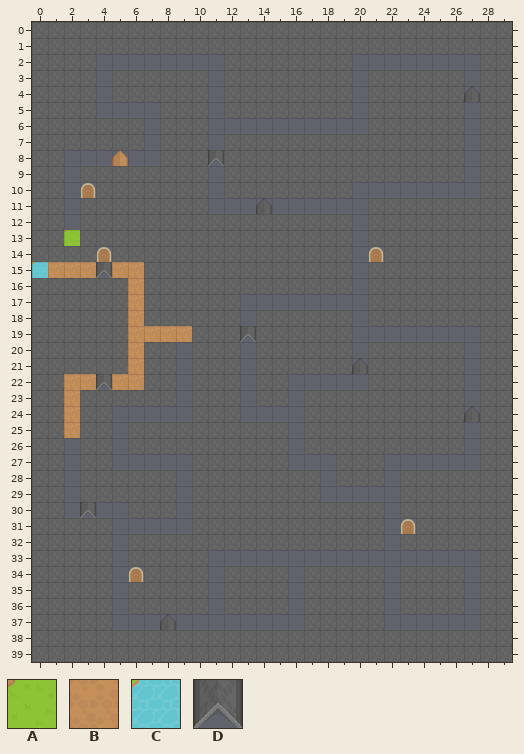
Tiled map, stored at android/assets/DungeonEscape_Map.tmx. Above is the file before it was changed.
Cells are 64x64 px. Shown: x 0..29, y 0..39.
Key: from "TemporaryTileset": A 24, B 26, C 34, D 133.
_ is an empty cell.
Layers that did not change in this view are not listed.
Layer "Road" before, first column x 0:
 0 ______________________________
 1 ______________________________
 2 ______________________________
 3 ______________________________
 4 ______________________________
 5 ______________________________
 6 ______________________________
 7 ______________________________
 8 ______________________________
 9 ______________________________
10 ______________________________
11 ______________________________
12 ______________________________
13 __A___________________________
14 ______________________________
15 CBBB_BB_______________________
16 ______B_______________________
17 ______B_______________________
18 ______B_______________________
19 ______BBBB____________________
20 ______B_______________________
21 ______B_______________________
22 __BB_BB_______________________
23 __B___________________________
24 __B___________________________
25 __B___________________________
26 ______________________________
27 ______________________________
28 ______________________________
29 ______________________________
30 ______________________________
31 ______________________________
32 ______________________________
33 ______________________________
34 ______________________________
35 ______________________________
36 ______________________________
37 ______________________________
38 ______________________________
39 ______________________________
Once edited:
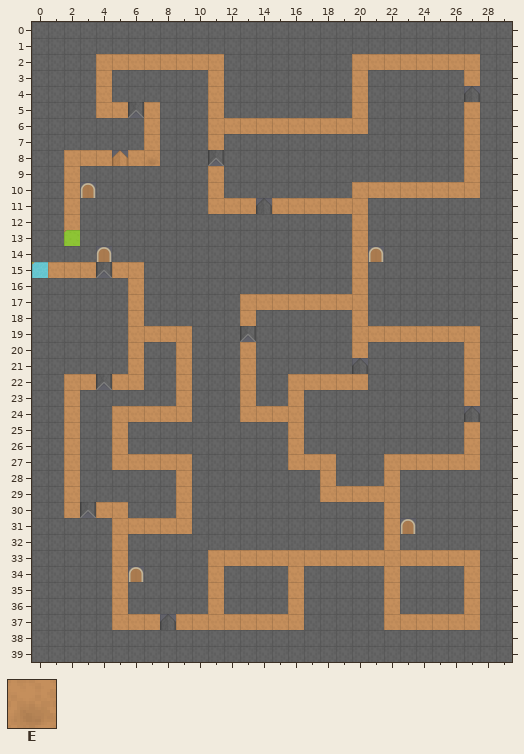
Further tiles: from "TemporaryTileset": E 35.
Tiles of an added or newly shown layer are drawn over the layers below it.
See-through tiles are keyed as they look on the map.
Author's note on the commit: Switch to MapScreen after jumping
What changed:
Layer "Road":
y 2: x 4..11 ________ -> BBBBBBBB; x 20..27 ________ -> BBBBBBBB
y 3: x 4 _ -> B; x 11 _ -> B; x 20 _ -> B; x 27 _ -> B
y 4: x 4 _ -> B; x 11 _ -> B; x 20 _ -> B
y 5: x 4..5 __ -> BB; x 7 _ -> B; x 11 _ -> B; x 20 _ -> B; x 27 _ -> B
y 6: x 7 _ -> B; x 11..20 __________ -> BBBBBBBBBB; x 27 _ -> B
y 7: x 7 _ -> B; x 11 _ -> B; x 27 _ -> B
y 8: x 2..4 ___ -> BBB; x 6..7 __ -> BB; x 27 _ -> B
y 9: x 2 _ -> B; x 11 _ -> B; x 27 _ -> B
y 10: x 2 _ -> B; x 11 _ -> B; x 20..27 ________ -> BBBBBBBB
y 11: x 2 _ -> B; x 11..13 ___ -> BBB; x 15..20 ______ -> BBBBBB
y 12: x 2 _ -> B; x 20 _ -> B
y 13..16: x 20 _ -> B
y 17: x 13..20 ________ -> BBBBBBBB
y 18: x 13 _ -> B; x 20 _ -> B
y 19: x 20..27 ________ -> BBBBBBBB
y 20: x 9 _ -> B; x 13 _ -> B; x 20 _ -> B; x 27 _ -> B
y 21: x 9 _ -> B; x 13 _ -> B; x 27 _ -> B
y 22: x 9 _ -> B; x 13 _ -> B; x 16..20 _____ -> BBBBB; x 27 _ -> B
y 23: x 9 _ -> B; x 13 _ -> B; x 16 _ -> B; x 27 _ -> B
y 24: x 5..9 _____ -> BBBBB; x 13..16 ____ -> BBBB
y 25: x 5 _ -> B; x 16 _ -> B; x 27 _ -> B
y 26: x 2 _ -> B; x 5 _ -> B; x 16 _ -> B; x 27 _ -> B
y 27: x 2 _ -> B; x 5..9 _____ -> BBBBB; x 16..18 ___ -> BBB; x 22..27 ______ -> BBBBBB
y 28: x 2 _ -> B; x 9 _ -> B; x 18 _ -> B; x 22 _ -> B
y 29: x 2 _ -> B; x 9 _ -> B; x 18..22 _____ -> BBBBB
y 30: x 2 _ -> B; x 4..5 __ -> BB; x 9 _ -> B; x 22 _ -> B
y 31: x 5..9 _____ -> BBBBB; x 22 _ -> B
y 32: x 5 _ -> B; x 22 _ -> B
y 33: x 5 _ -> B; x 11..27 _________________ -> BBBBBBBBBBBBBBBBB
y 34..36: x 5 _ -> B; x 11 _ -> B; x 16 _ -> B; x 22 _ -> B; x 27 _ -> B
y 37: x 5..7 ___ -> BBB; x 9..16 ________ -> BBBBBBBB; x 22..27 ______ -> BBBBBB
Layer "StoryTile" (added):
y 8: x 7 _ -> E
Layer "DownTrap":
y 5: x 6 _ -> D
Changed places in both pictures, as pixel boxes (x1, y1, x2, y2):
added: (64, 54, 480, 630)
